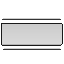
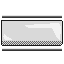
Layered file, before and after one edit (64x64). Changes by layer:
added layer "Paint Layer 4" above "hover" over [1, 15, 63, 51]
hid "hover" over [1, 15, 63, 51]
renamed "Paint Layer 2" to "base shadow", showed it over [1, 15, 63, 51]
hid "pressed" over [1, 15, 63, 51]
renamed "Paint Layer 1" to "base", showed it over [1, 15, 63, 51]
